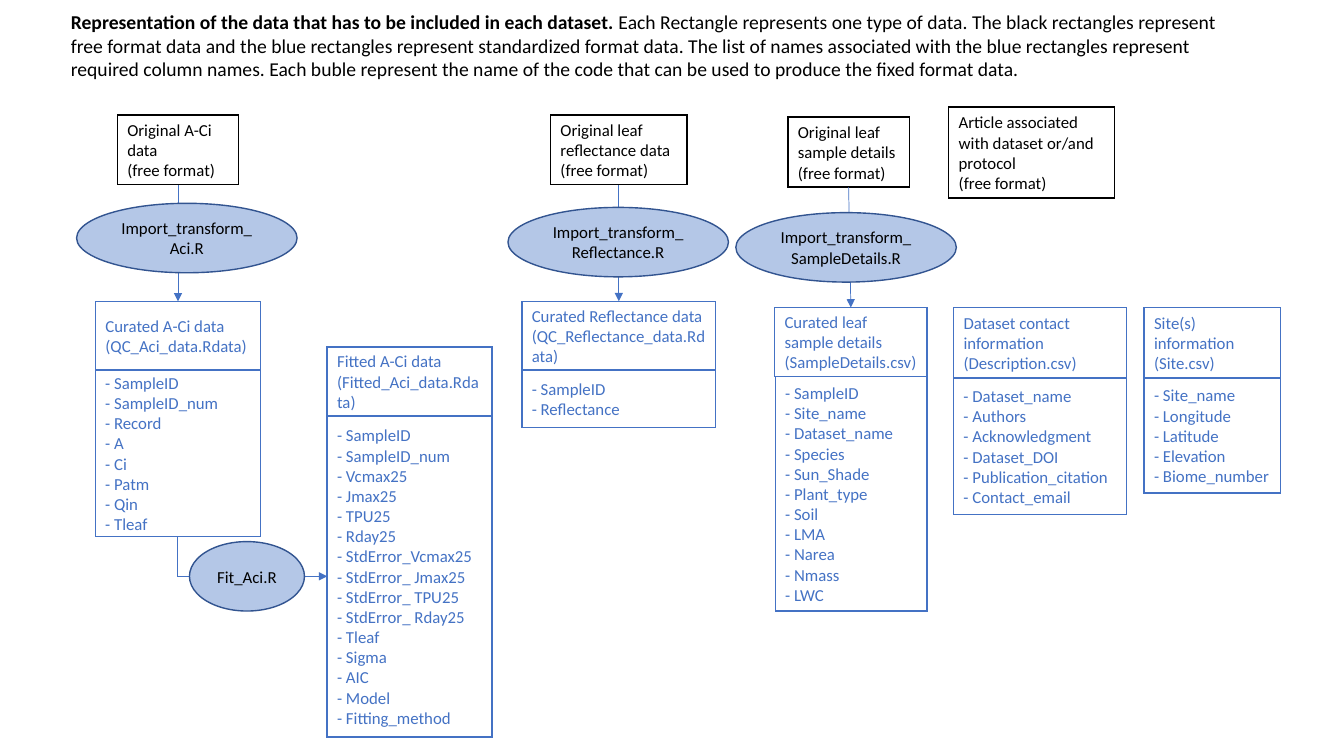
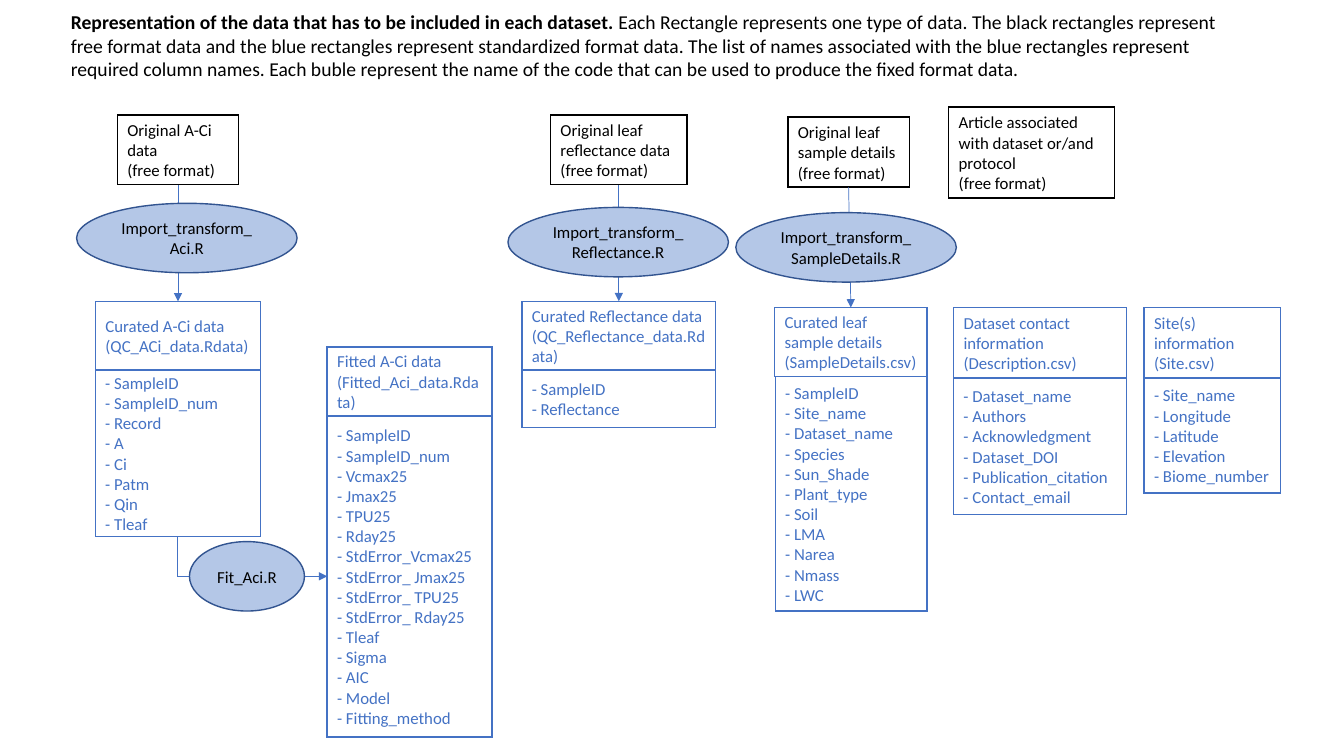
Before and after one commit to plantphys/gsti, a slide deck: slide 1 of Overal_data_curation2.pptx. Drawn at 1344x756 pixels with LibreOffice and Linux fonts; fonts in the diff are those of the drawing. Boxes give left, top, right and bottom in pixels: in the first picture for what was removed or moved away, otherwise in the second. Text is boxed around its words. In the diff, an @@ line names an element or a change of style, - is before the commit and + after.

Commit message:
Updating the doc for the data managment

```diff
--- a/Overal_data_curation2.pptx
+++ b/Overal_data_curation2.pptx
@@ text in rectangle at [105, 340, 248, 355]: text changed @@
-(QC_Aci_data.Rdata)
+(QC_ACi_data.Rdata)
```
Also in this commit, not shown: 3 other files.
